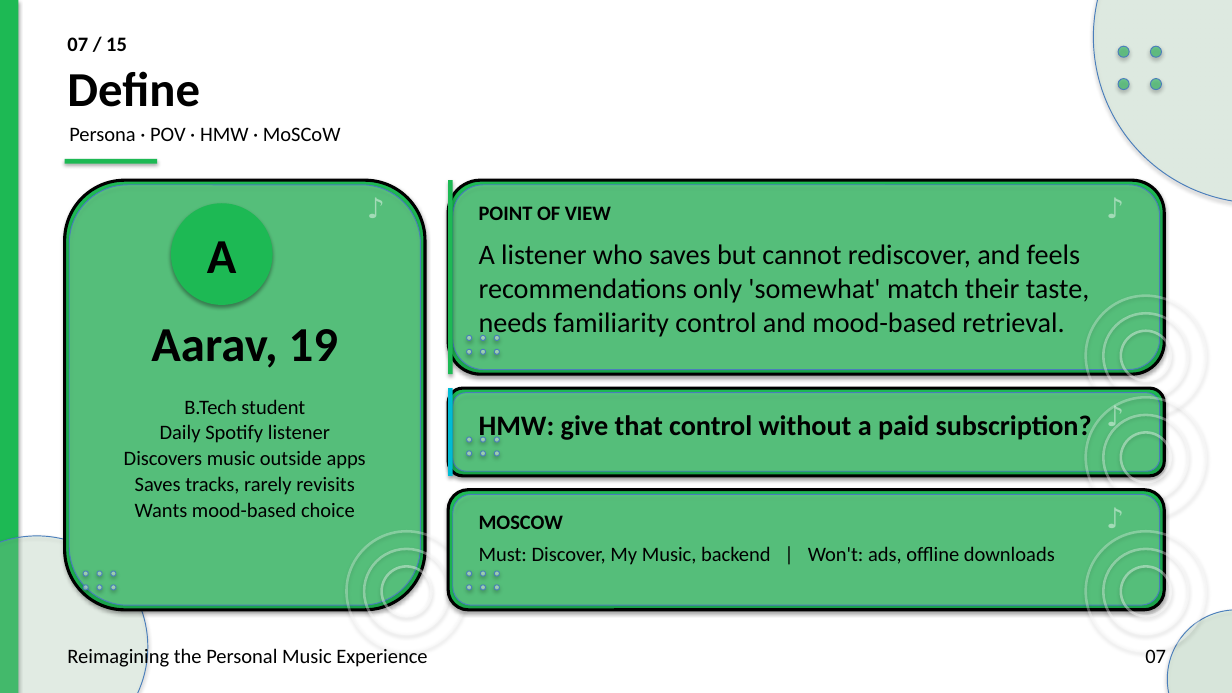
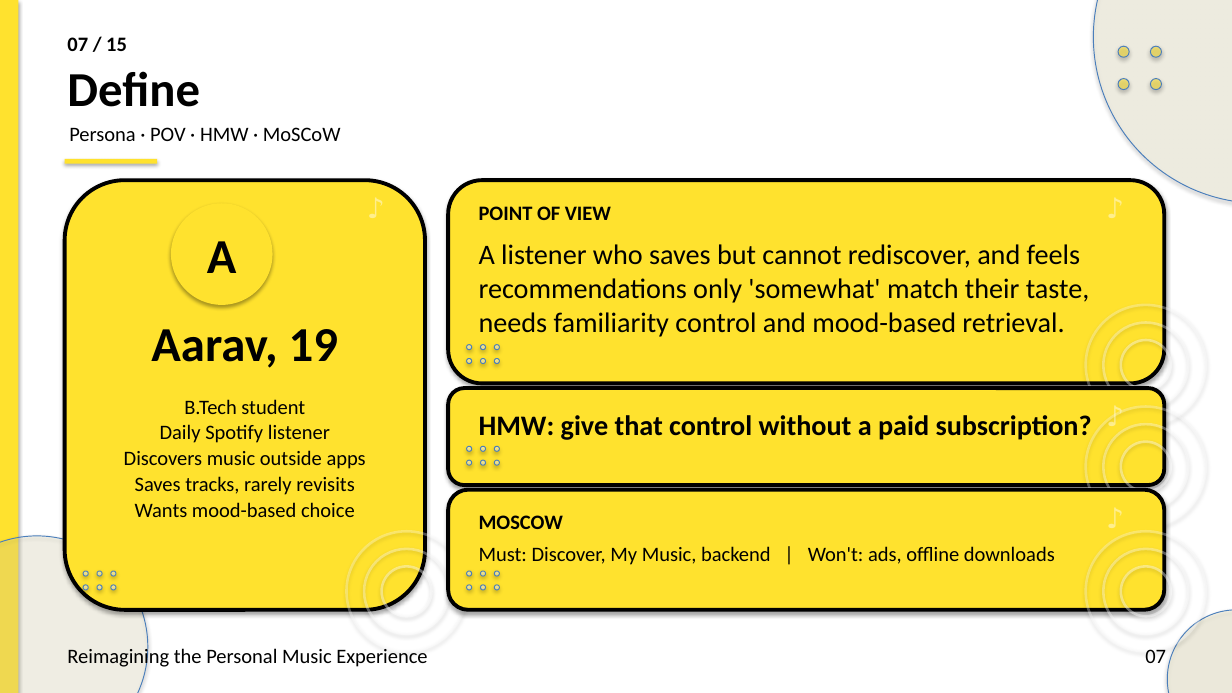
Before and after one commit to preet-kamdar/design-thinking-sem3, a slide deck: slide 7 of docs/Presentation.pptx. Drawn at 1232x693 pixels with LibreOffice and Linux fonts; fonts in the diff are those of the drawing. Boxes give left, top, right and bottom in pixels: in the first picture for what was removed or moved away, otherwise in the second. Text is boxed around its words. In the diff, an @@ line names an element or a change of style, - is before the commit and + after.

```diff
--- a/docs/Presentation.pptx
+++ b/docs/Presentation.pptx
@@ ellipse at bbox=[1093, 0, 1232, 203]: fill #C6EFCE at 28% opacity to #FFF7CD at 28% opacity @@
@@ fill #1DB954 at 55% opacity to #FFE22E at 55% opacity in 4 elements at bbox=[1118, 46, 1129, 57], bbox=[1151, 46, 1162, 57], bbox=[1118, 79, 1129, 90], bbox=[1151, 79, 1162, 90] @@
@@ rounded rectangle removed at bbox=[69, 185, 421, 605] @@
@@ fill #1DB954 to #FFE22E in 3 elements at bbox=[0, 0, 18, 693], bbox=[65, 159, 157, 164], bbox=[171, 203, 273, 305] @@
@@ rounded rectangle: place and size @@
-rounded rectangle at bbox=[448, 180, 1165, 374]
+rounded rectangle at bbox=[448, 180, 1165, 384]
@@ rectangle removed at bbox=[448, 180, 453, 374] @@
@@ rounded rectangle removed at bbox=[453, 185, 1160, 370] @@
@@ 6 ellipses: place and size @@
-6 ellipses at bbox=[1086, 296, 1206, 518]
+6 ellipses at bbox=[1086, 305, 1206, 527]
@@ fill #1DB954 to #FFE22E; outline #000000 2.4 pt to #000000 3 pt in 4 elements at bbox=[65, 180, 425, 610], bbox=[448, 490, 1165, 610], bbox=[448, 180, 1165, 384], bbox=[448, 388, 1165, 485] @@
@@ rounded rectangle: place and size @@
-rounded rectangle at bbox=[448, 388, 1165, 476]
+rounded rectangle at bbox=[448, 388, 1165, 485]
@@ rectangle removed at bbox=[448, 388, 453, 476] @@
@@ rounded rectangle removed at bbox=[453, 393, 1160, 471] @@
@@ 6 ellipses: place and size @@
-6 ellipses at bbox=[467, 349, 500, 457]
+6 ellipses at bbox=[467, 345, 500, 452]
@@ 6 ellipses: place and size @@
-6 ellipses at bbox=[467, 335, 500, 443]
+6 ellipses at bbox=[467, 359, 500, 466]
@@ rounded rectangle removed at bbox=[453, 494, 1160, 605] @@
@@ ellipse at bbox=[0, 536, 148, 693]: fill #C6EFCE at 24% opacity to #FFF7CD at 24% opacity @@
@@ ellipse at bbox=[1167, 610, 1232, 693]: fill #C6EFCE at 34% opacity to #FFF7CD at 34% opacity @@
```
Also in this commit, not shown: 14 other slides changed, 2 other files.
